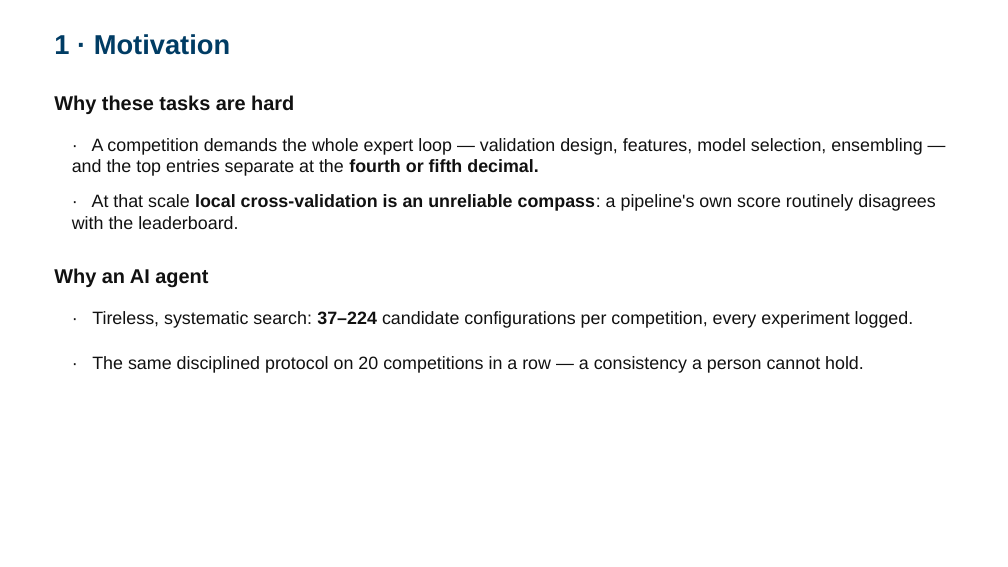
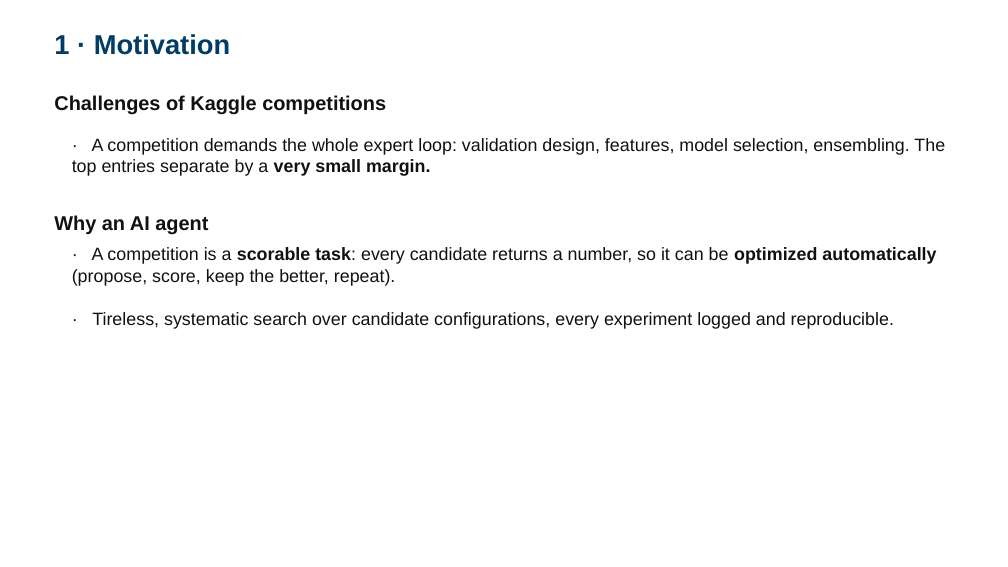
Before and after one commit to 930731haohao-afk/kaggle-agent, a slide deck: slide 2 of docs/presentation/slides_4min.pptx. Drawn at 1008x567 pixels with LibreOffice and Linux fonts; fonts in the diff are those of the drawing. Boxes give left, top, right and bottom in pixels: in the first picture for what was removed or moved away, otherwise in the second. Text is boxed around its words. In the diff, an @@ line names an element or a change of style, - is before the commit and + after.

```diff
--- a/docs/presentation/slides_4min.pptx
+++ b/docs/presentation/slides_4min.pptx
@@ text at (54,95,386,114): text changed @@
-Why these tasks are hard
+Challenges of Kaggle competitions
@@ text at (72,138,945,176): text changed @@
-· A competition demands the whole expert loop — validation design, features, model selection, ensembling — and the top entries separate at the fourth or fifth decimal.
+· A competition demands the whole expert loop: validation design, features, model selection, ensembling. The top entries separate by a very small margin.
@@ text "Why an AI agent": place and size @@
-text "Why an AI agent" at (54,268,208,288)
+text "Why an AI agent" at (54,215,208,235)
@@ text removed at (72,194,935,229) @@
-· At that scale local cross-validation is an unreliable compass: a pipeline's own score routinely disagrees with the leaderboard.
@@ text added at (72,247,936,286), 17 pt, text #111111 @@
+· A competition is a scorable task: every candidate returns a number, so it can be optimized automatically (propose, score, keep the better, repeat).
@@ text at (92,312,894,329): text changed @@
-· Tireless, systematic search: 37–224 candidate configurations per competition, every experiment logged.
+· Tireless, systematic search over candidate configurations, every experiment logged and reproducible.
@@ text removed at (92,356,864,373) @@
-· The same disciplined protocol on 20 competitions in a row — a consistency a person cannot hold.
```
Also in this commit, not shown: 3 other slides changed, 9 other files.
